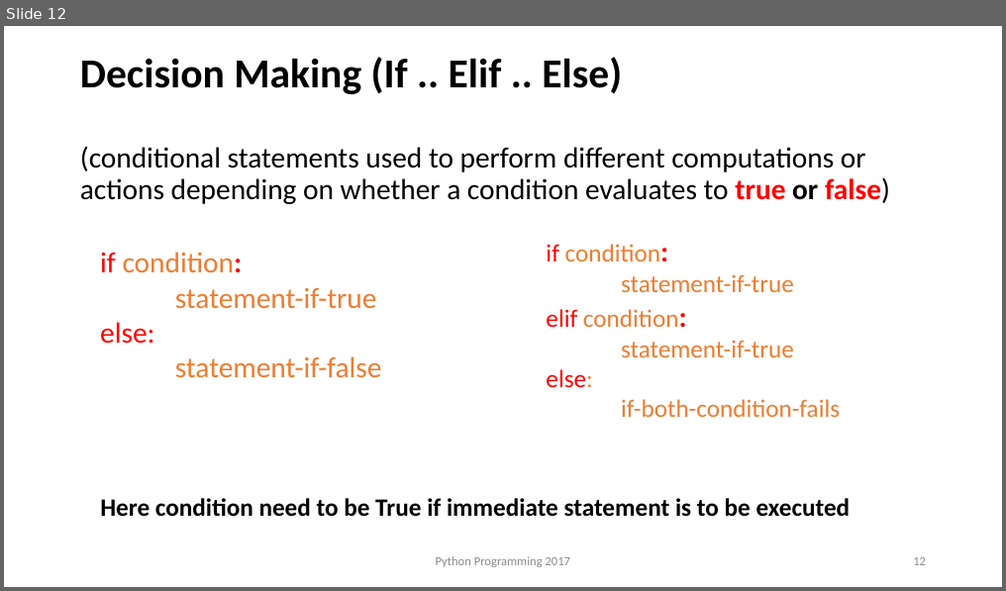
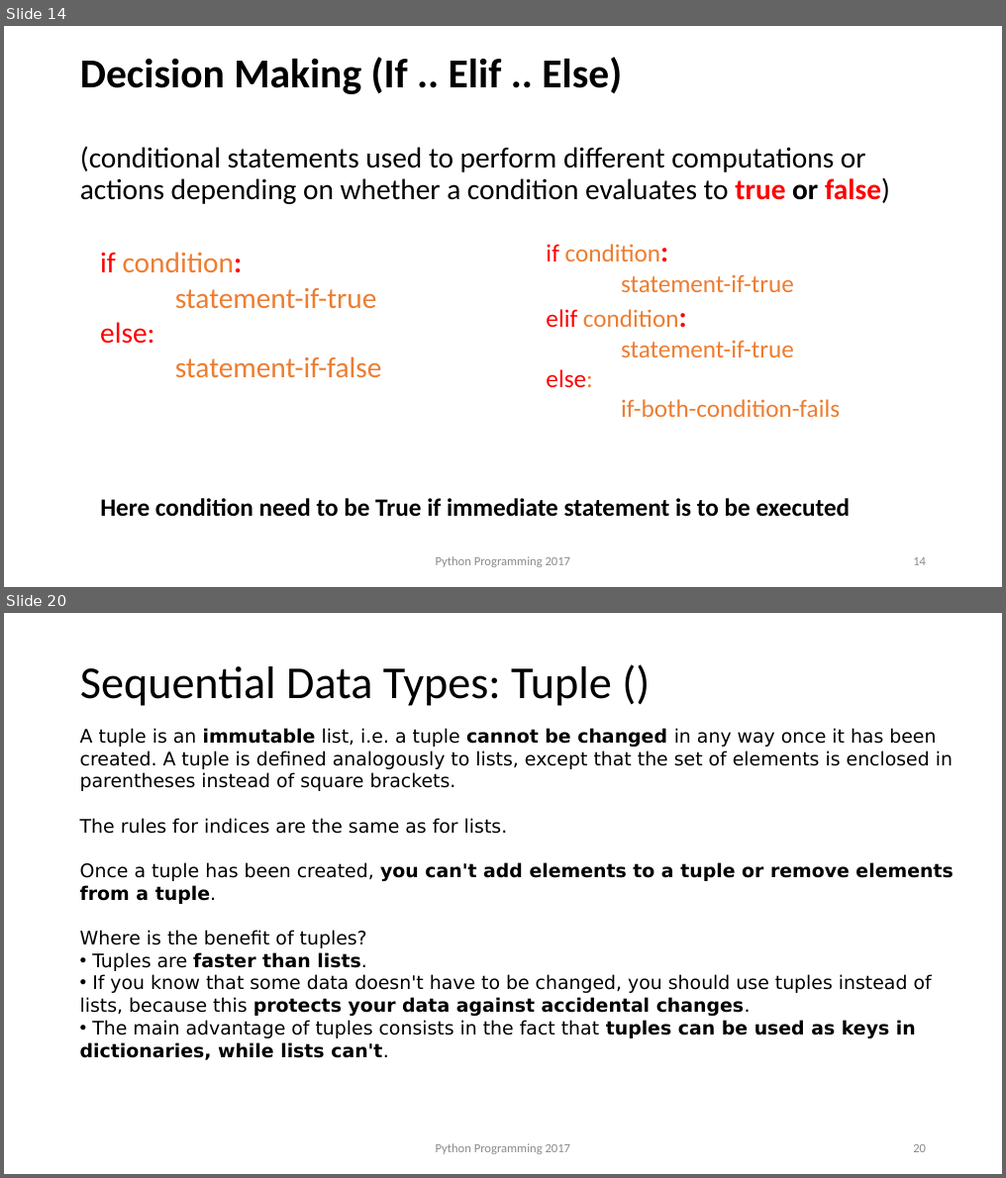
Before and after one commit to anishchapagain/AnishPython, a slide deck: python_notes.pptx. Shown one above the other, each under a label of ours: slide 12 before the commit, slides 14 and 20 after it; the slides between them are not shown. The pictures are 1006x591 and 1006x1178 pixels, drawn with LibreOffice and Linux fonts; fonts in the diff are those of the drawing; background and template pictures are left out. Boxes give left, top, right and bottom in pixels: in the first picture for what was removed or moved away, otherwise in the second. Text is boxed around its words. In the diff, an @@ line names an element or a change of style, - is before the commit and + after.

```diff
--- a/python_notes.pptx
+++ b/python_notes.pptx
@@ slide 20 added at bbox=[4, 613, 1002, 1174], background picture (left out) @@
@@ title added at bbox=[80, 666, 612, 706], 44 pt, text #000000 @@
+Sequential Data Types: Tuple ()
@@ text added at bbox=[80, 728, 952, 1060], 18 pt, text #000000 @@
+A tuple is an immutable list, i.e. a tuple cannot be changed in any way once it has been created. A tuple is defined analogously to lists, except that the set of elements is enclosed in parentheses instead of square brackets.
+The rules for indices are the same as for lists.
+Once a tuple has been created, you can't add elements to a tuple or remove elements from a tuple.
+Where is the benefit of tuples?
+• Tuples are faster than lists.
+• If you know that some data doesn't have to be changed, you should use tuples instead of lists, because this protects your data against accidental changes.
+• The main advantage of tuples consists in the fact that tuples can be used as keys in dictionaries, while lists can't.
@@ text added at bbox=[436, 1144, 571, 1155], 12 pt, text #8C8C8C @@
+Python Programming 2017
@@ page number added at bbox=[913, 1145, 926, 1153], 12 pt, text #8C8C8C @@
+20
@@ what was slide 12 is now slide 14 @@
@@ page number at bbox=[913, 558, 926, 566]: text changed @@
-12
+14
```
Also in this commit, not shown: 9 slides changed, 9 other slides added, 1 slide removed.
